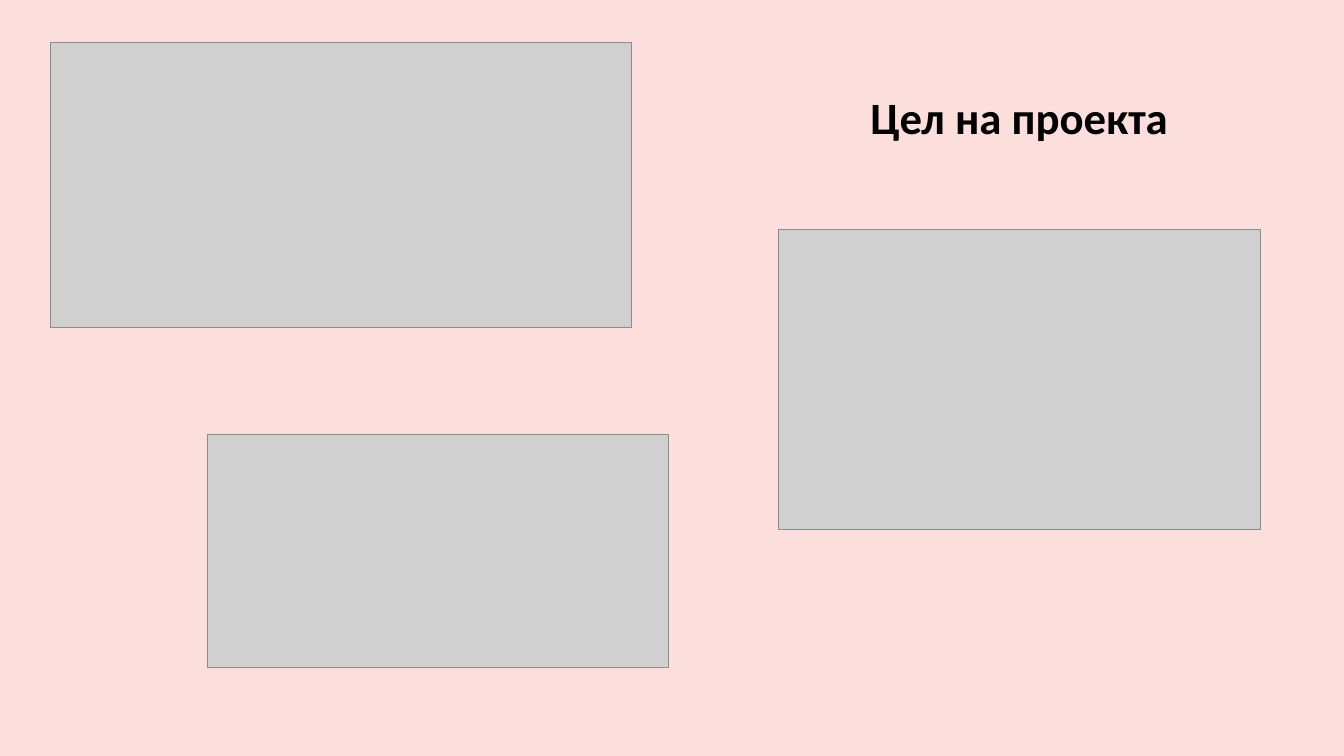
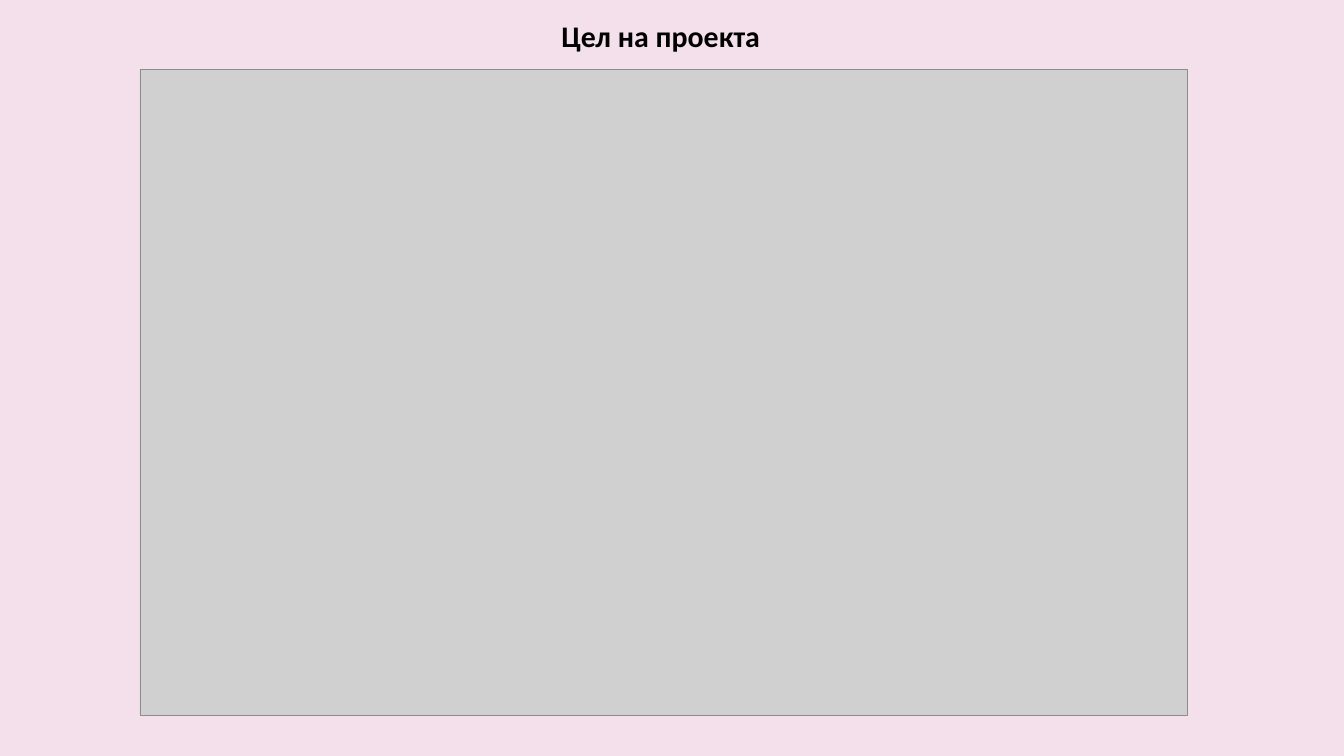
Before and after one commit to pgee-dzi2024/ThemePP_2606, a slide deck: slide 3 of DR/Защита.pptx. Drawn at 1344x756 pixels with LibreOffice and Linux fonts; fonts in the diff are those of the drawing; grey boxes stand for pictures. Boxes give left, top, right and bottom in pixels: in the first picture for what was removed or moved away, otherwise in the second. Text is boxed around its words. In the diff, an @@ line names an element or a change of style, - is before the commit and + after.

```diff
--- a/DR/Защита.pptx
+++ b/DR/Защита.pptx
@@ background #FCDFDD to #F3E0EB @@
@@ text "Цел на проекта": place and size @@
-text "Цел на проекта" at (870, 105, 1168, 141)
+text "Цел на проекта" at (561, 27, 760, 52)
@@ text "Цел на проекта" at (561, 27, 760, 52): size 48 to 32 pt @@
@@ picture removed at (50, 42, 631, 327) @@
@@ picture added at (140, 69, 1187, 716) @@
@@ picture removed at (778, 230, 1260, 530) @@
@@ picture removed at (207, 434, 668, 668) @@
```
Also in this commit, not shown: 3 other slides changed, 3 slides added, 2 slides removed, 1 other file.
